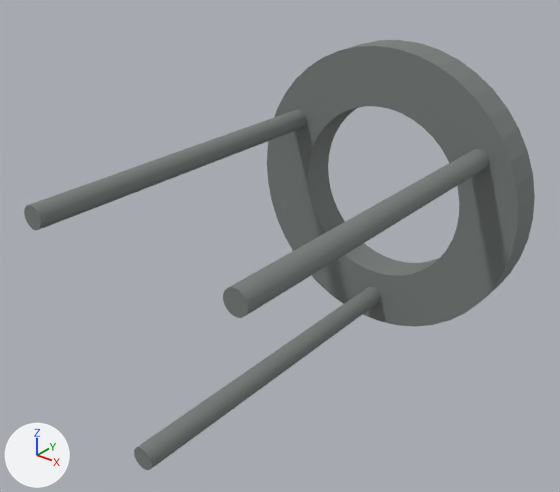
Two versions of the OBJ model ros2_ws/src/fs_description/meshes/katar/tamp_link.obj, one commit apart.
Rendered twice from a 50 mm lens placed at (0.263, -0.44, 0.205), pointed at (-0.023, -0.082, -0.017). Every picture has the same lights, and +X, +Y and +Z are marked at lower left. The first picture is the older version. Where no turn or scale is listed for an object, it has been applied to the vertices. Vertices at exactly the same position are counted once.

Names of what the first picture shows: 'ring_0'.
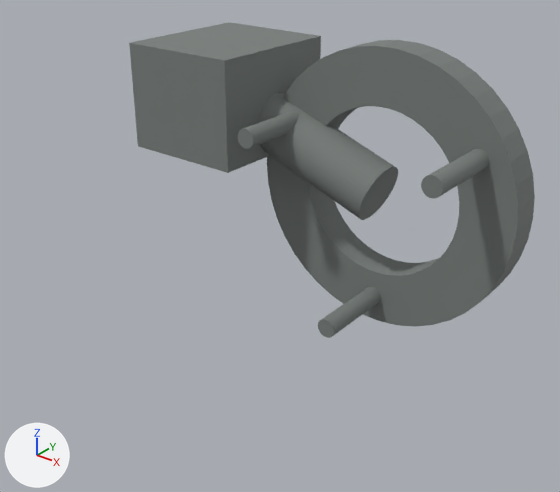
Where the change shows, as pixel boxes (x1, y1, x2, y2) in the pictures (560 x 492 px; the box of a moved part takes in the faces that stretch with it):
'ring_0', reshaped (42% narrower, 31% shorter)
    before: (24, 40, 535, 470)
    after: (238, 40, 535, 338)
'carriage_1', added
    after: (129, 22, 398, 220)
part 1 of me_ring_0, moved or reshaped
    before: (134, 287, 381, 470)
    after: (318, 287, 381, 338)
part 2 of me_ring_0, moved or reshaped
    before: (24, 109, 307, 230)
    after: (238, 111, 300, 149)
part 3 of me_ring_0, moved or reshaped
    before: (223, 149, 489, 318)
    after: (421, 149, 489, 199)

The change, as a list of edits to the scene's bpy script:
```text
Change me_ring_0:
    used by ob_ring_0; location = (0.0, 0.0, 0.0)
    remove me_ring_0.from_pydata(...)  # 420 vertices, 840 faces; spans x -0.102..0.102, y -0.23..0.026, z -0.102..0.102
    add me_ring_0.from_pydata(...)  # 420 vertices, 840 faces; spans x -0.102..0.102, y -0.06..0.026, z -0.102..0.102
    me_ring_0 part 1: all 42 vertices in x -0.007..0.007, y -0.23, z -0.089..-0.075 are moved by (0.0, 0.17, 0.0)
    me_ring_0 part 2: all 42 vertices in x -0.078..-0.064, y -0.23, z 0.034..0.048 are moved by (0.0, 0.17, 0.0)
    me_ring_0 part 3: all 42 vertices in x 0.064..0.078, y -0.23, z 0.034..0.048 are moved by (0.0, 0.17, 0.0)
Add me_carriage_1:
    me_carriage_1.from_pydata(...)  # 106 vertices, 208 faces; spans x -0.188..0.007, y -0.055..0.055, z -0.021..0.09
    me_carriage_1.materials.append(mat_graphite_100)  # grey #797e7c
Add ob_carriage_1:
    ob_carriage_1 = bpy.data.objects.new('carriage_1', me_carriage_1)
    ob_carriage_1.location = (0.0, 0.0, 0.0)
```
